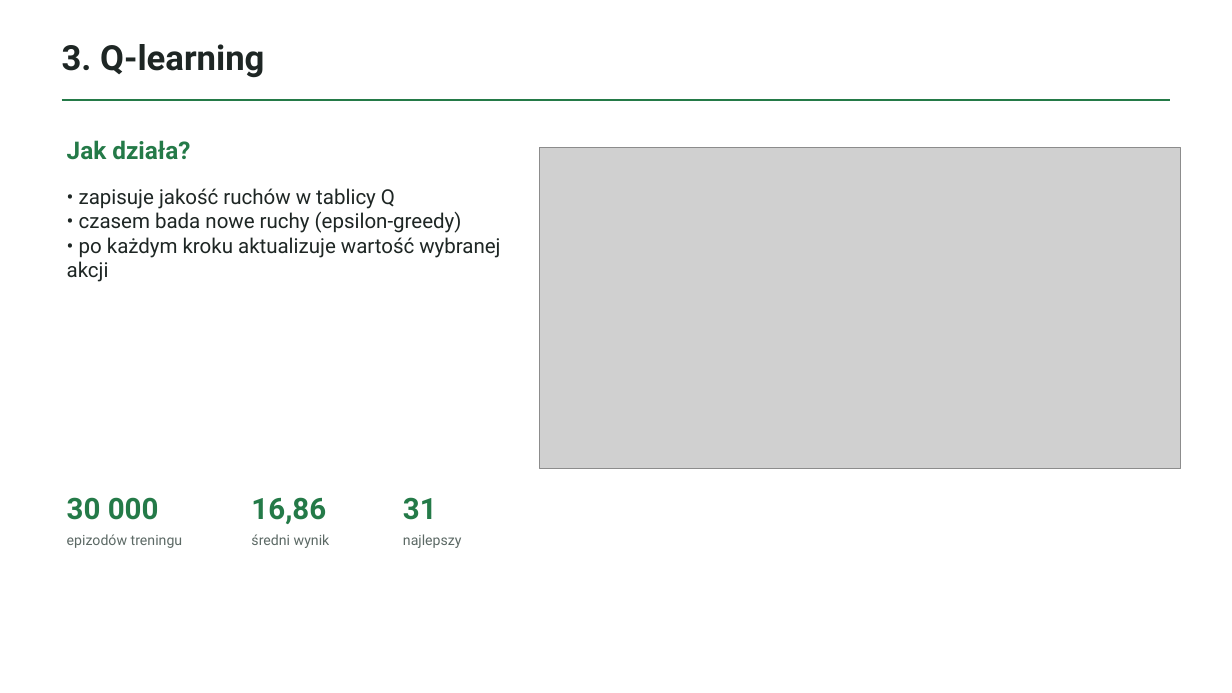
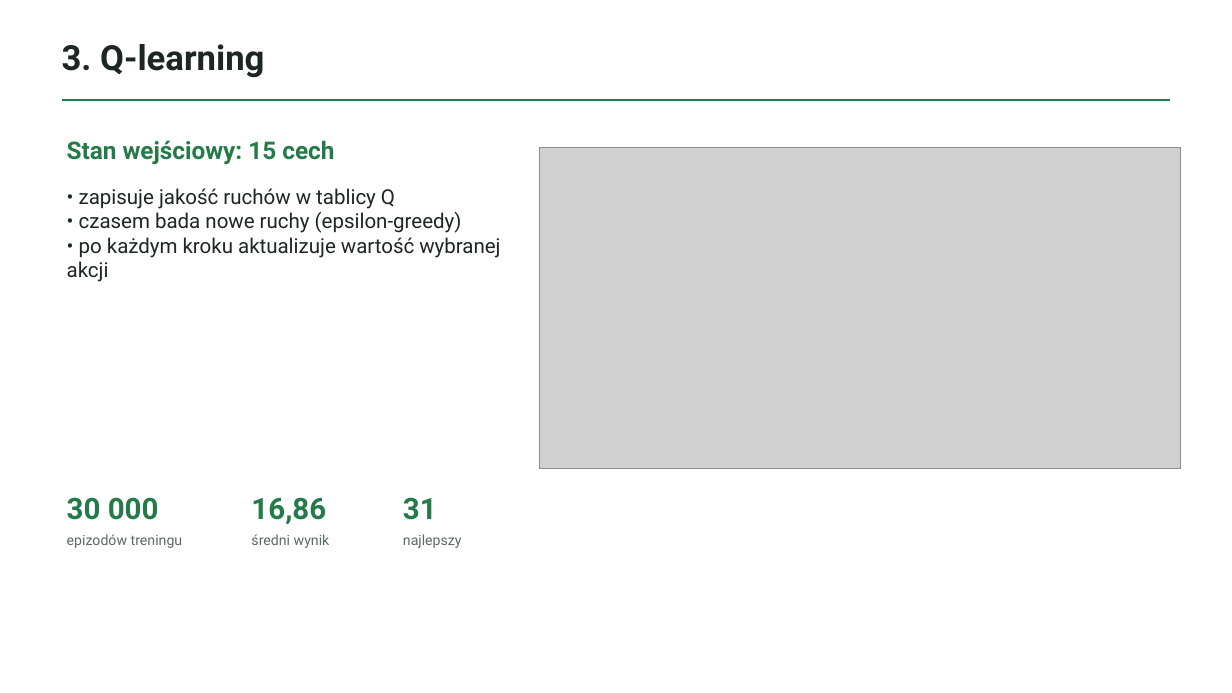
Before and after one commit to MaciekAza/snake-rl, a slide deck: slide 4 of prezentacja.pptx. Drawn at 1232x693 pixels with LibreOffice and Linux fonts; fonts in the diff are those of the drawing; grey boxes stand for pictures. Boxes give left, top, right and bottom in pixels: in the first picture for what was removed or moved away, otherwise in the second. Text is boxed around its words. In the diff, an @@ line names an element or a change of style, - is before the commit and + after.

```diff
--- a/prezentacja.pptx
+++ b/prezentacja.pptx
@@ text at bbox=[67, 140, 334, 164]: text changed @@
-Jak działa?
+Stan wejściowy: 15 cech
```
Also in this commit, not shown: 4 other slides changed, 15 other files.
